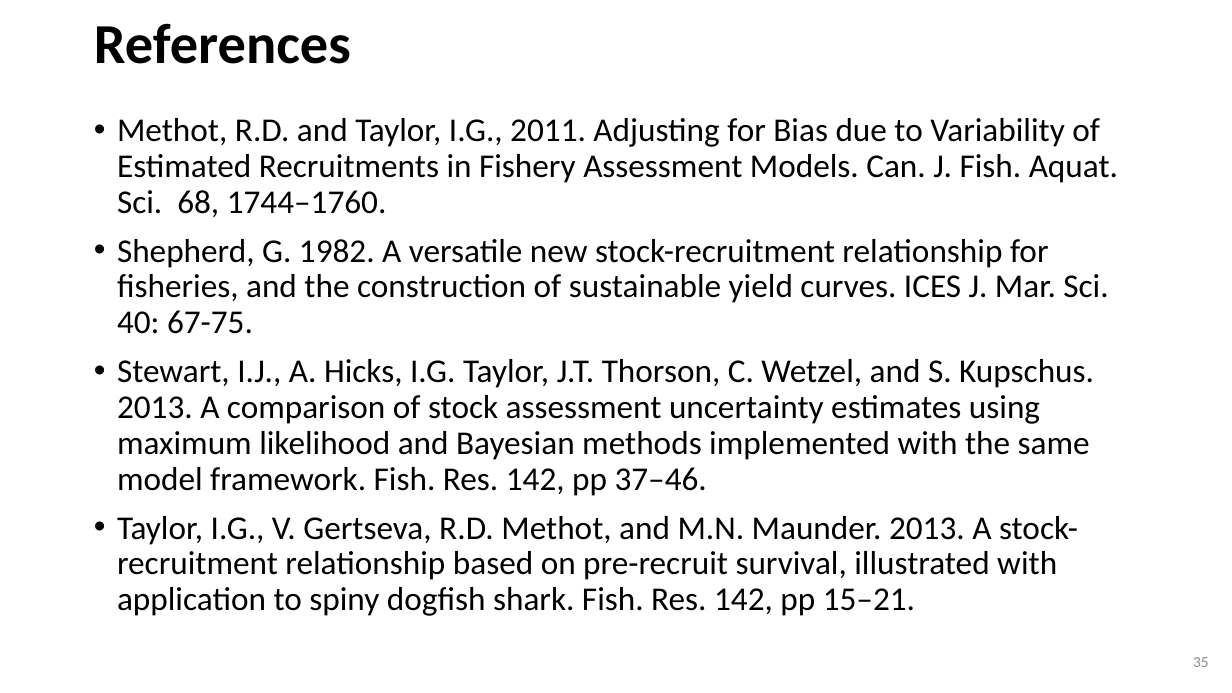
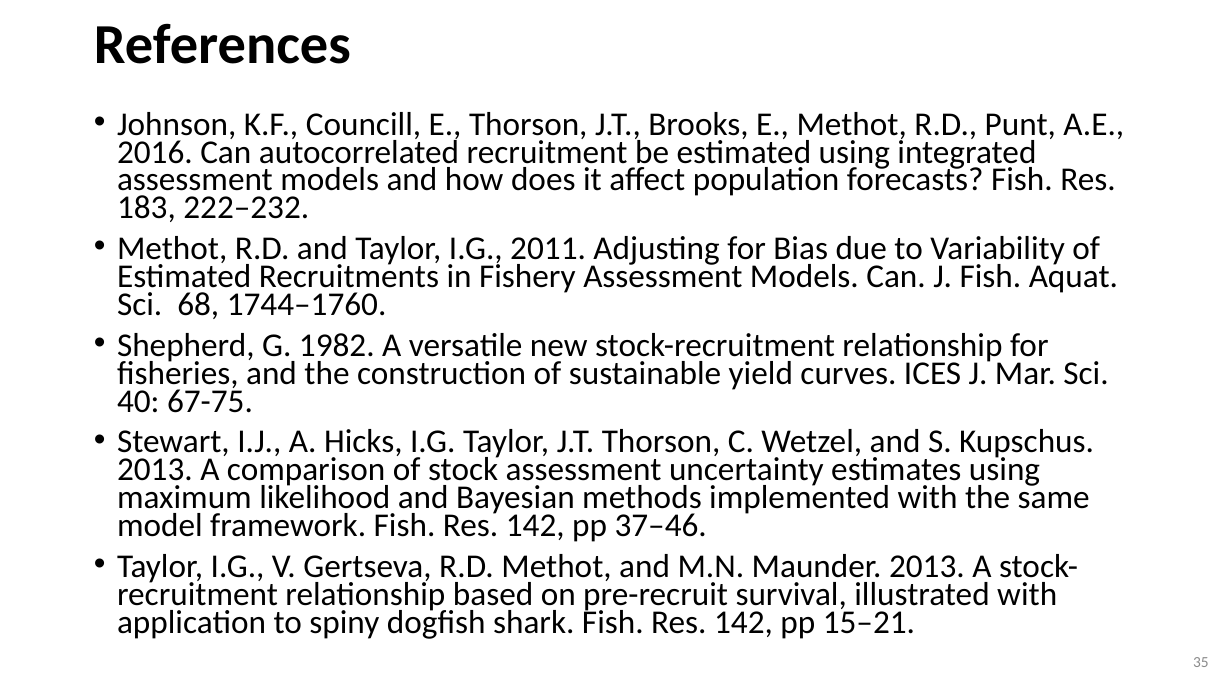
Before and after one commit to iantaylor-NOAA/SSrecruitment, a slide deck: slide 35 of Modeling Recruitment in Stock Synthesis.pptx. Drawn at 1232x693 pixels with LibreOffice and Linux fonts; fonts in the diff are those of the drawing. Boxes give left, top, right and bottom in pixels: in the first picture for what was removed or moved away, otherwise in the second. Text is boxed around its words. In the diff, an @@ line names an element or a change of style, - is before the commit and + after.

Commit message:
update talk, remove extra file

```diff
--- a/Modeling Recruitment in Stock Synthesis.pptx
+++ b/Modeling Recruitment in Stock Synthesis.pptx
@@ text at [117, 112, 1124, 222]: paragraph added @@
+• Johnson, K.F., Councill, E., Thorson, J.T., Brooks, E., Methot, R.D., Punt, A.E., 2016. Can autocorrelated recruitment be estimated using integrated assessment models and how does it affect population forecasts? Fish. Res. 183, 222–232.
@@ text at [117, 236, 1118, 639]: line spacing 0.9 to 0.7 @@
```
Also in this commit, not shown: 1 other file.
